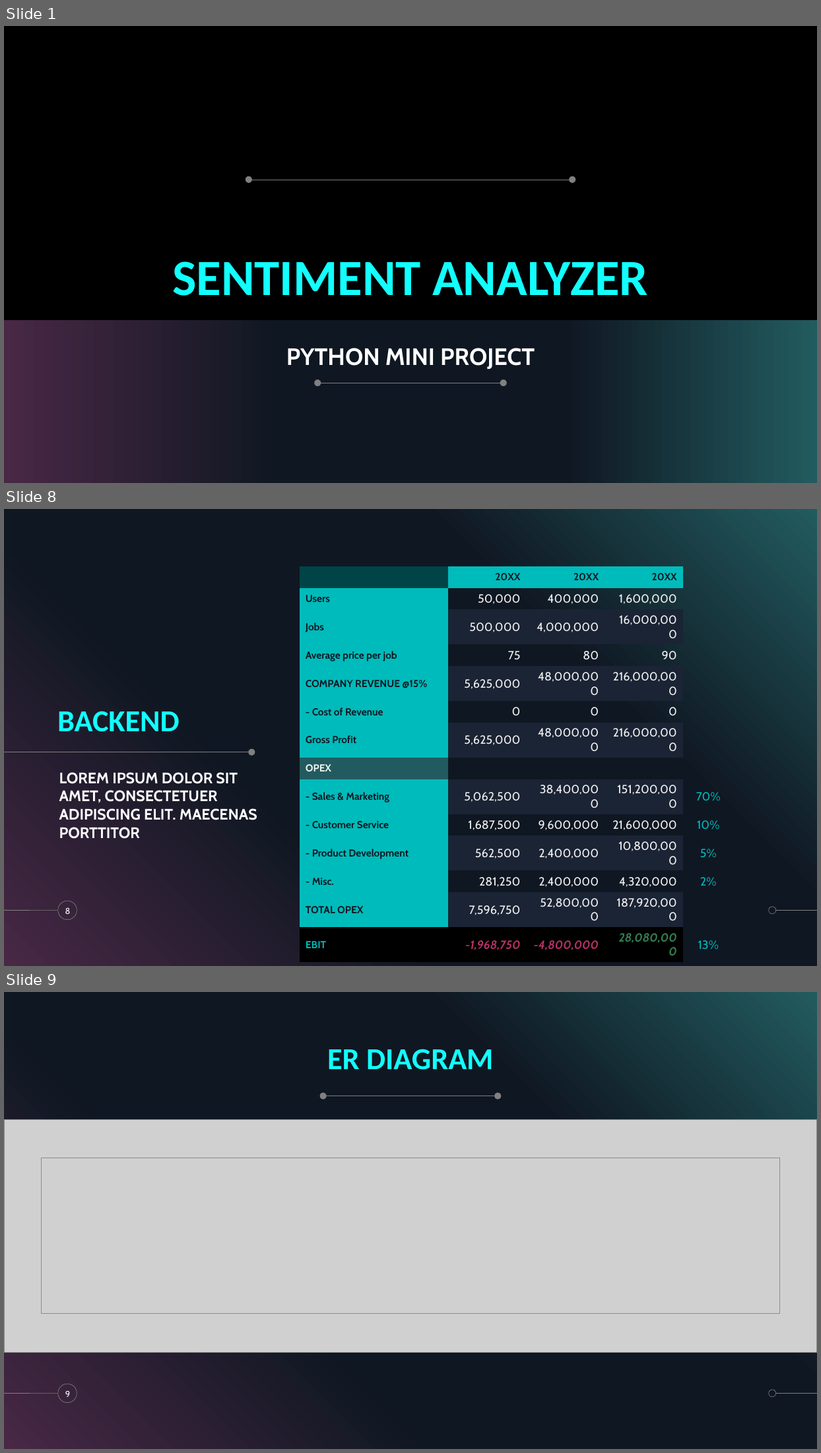
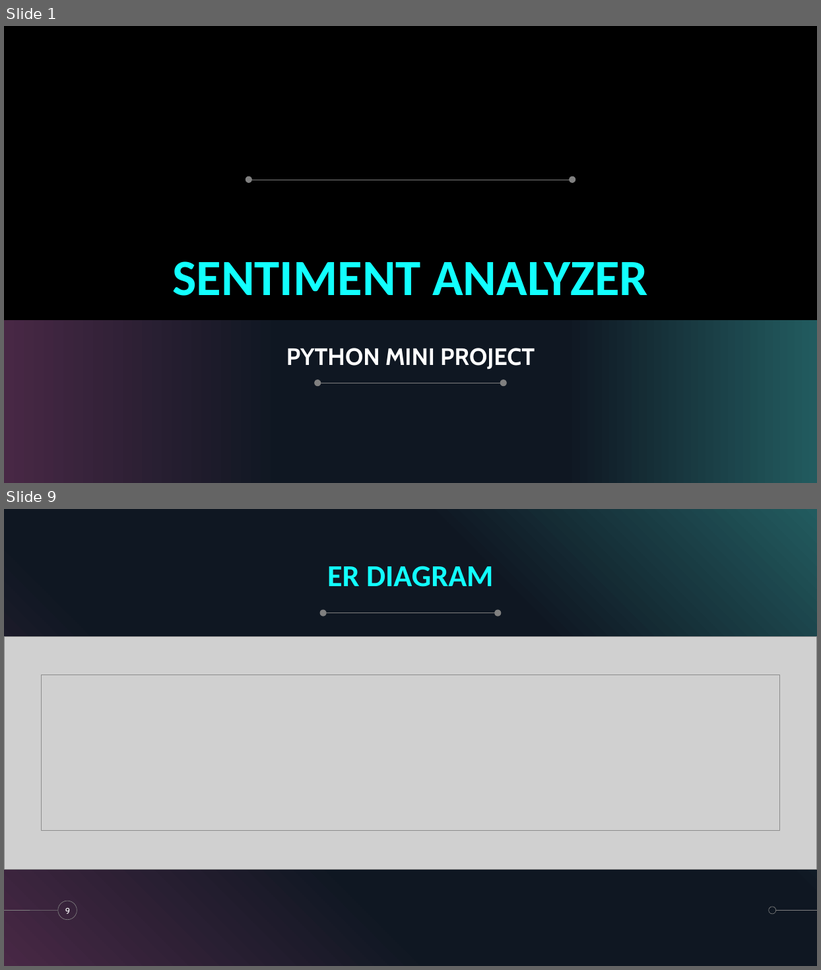
Before and after one commit to krshnknsr21/Sentiment-Analysis, a slide deck: Overview.pptx. Shown one above the other, each under a label of ours: slides 1, 8 and 9 before the commit, slides 1 and 9 after it; the slides between them are not shown. The pictures are 821x1453 and 821x970 pixels, drawn with LibreOffice and Linux fonts; fonts in the diff are those of the drawing; grey boxes stand for pictures; background and template pictures are left out. Boxes give left, top, right and bottom in pixels: in the first picture for what was removed or moved away, otherwise in the second. Text is boxed around its words. In the diff, an @@ line names an element or a change of style, - is before the commit and + after.

```diff
--- a/Overview.pptx
+++ b/Overview.pptx
@@ slide 8 removed at bbox=[4, 509, 817, 966], background #000000; not listed: 5 template elements that a slide beside it also shows @@
@@ table removed at bbox=[299, 566, 733, 953], 14 rows, 5 columns @@
- | 20XX | 20XX | 20XX | 
-Users | 50,000 | 400,000 | 1,600,000 | 
-Jobs | 500,000 | 4,000,000 | 16,000,000 | 
-Average price per job | 75 | 80 | 90 | 
-COMPANY REVENUE @15% | 5,625,000 | 48,000,000 | 216,000,000 | 
-- Cost of Revenue | 0 | 0 | 0 | 
-Gross Profit | 5,625,000 | 48,000,000 | 216,000,000 | 
-OPEX |  |  |  | 
-- Sales & Marketing | 5,062,500 | 38,400,000 | 151,200,000 | 70%
-- Customer Service | 1,687,500 | 9,600,000 | 21,600,000 | 10%
-- Product Development | 562,500 | 2,400,000 | 10,800,000 | 5%
-- Misc. | 281,250 | 2,400,000 | 4,320,000 | 2%
-TOTAL OPEX | 7,596,750 | 52,800,000 | 187,920,000 | 
-EBIT | -1,968,750 | -4,800,000 | 28,080,000 | 13%
@@ title removed at bbox=[57, 711, 180, 732] @@
-BACKEND
@@ line removed from (4, 753) to (250, 753) @@
@@ ellipse removed at bbox=[249, 749, 255, 756] @@
@@ text removed at bbox=[59, 772, 257, 821] @@
-LOREM IPSUM DOLOR SIT AMET, CONSECTETUER ADIPISCING ELIT. MAECENAS PORTTITOR
@@ page number removed at bbox=[65, 908, 71, 914] @@
-8
```
Also in this commit, not shown: 4 slides changed, 4 slides added, 4 other slides removed, 7 other files.
